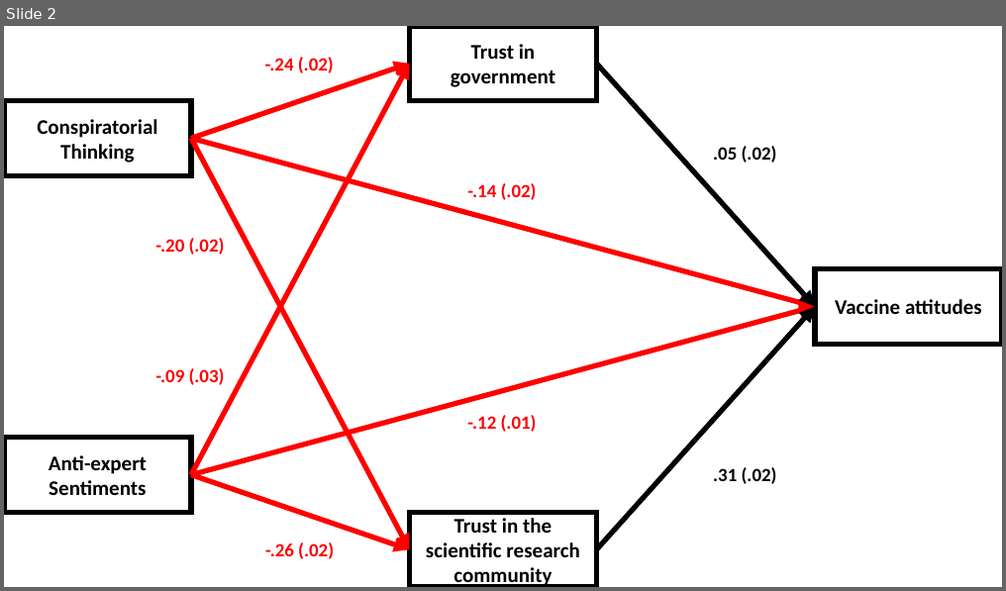
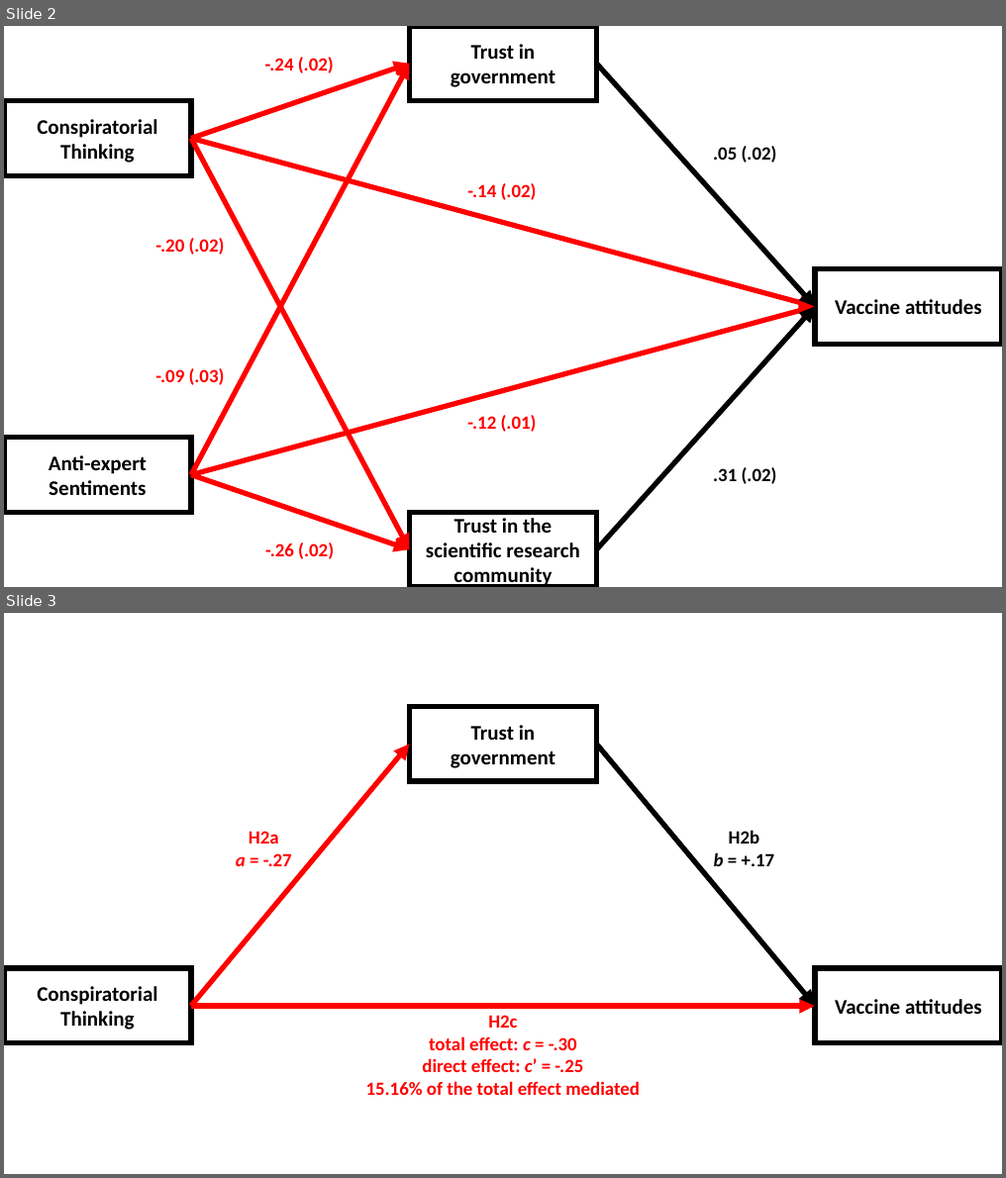
Before and after one commit to hyemin-han/COVIDiSTRESS2_Vaccine, a slide deck: Exploratory_Path/pathmodels.pptx. Shown one above the other, each under a label of ours: slide 2 before the commit, slides 2 and 3 after it. The pictures are 1006x591 and 1006x1178 pixels, drawn with LibreOffice and Linux fonts; fonts in the diff are those of the drawing. Boxes give left, top, right and bottom in pixels: in the first picture for what was removed or moved away, otherwise in the second. Text is boxed around its words. In the diff, an @@ line names an element or a change of style, - is before the commit and + after.

Commit message:
R2 addition (Trust variance)

```diff
--- a/Exploratory_Path/pathmodels.pptx
+++ b/Exploratory_Path/pathmodels.pptx
@@ slide 3 added at <box>4,613,1002,1174</box>, background #FFFFFF @@
@@ rectangle added at <box>410,707,597,781</box>, outline #000000 5 pt, 20 pt, text #000000, bold @@
+Trust in government
@@ arrow added from (191, 1006) to (410, 744), #FF0000 5 pt @@
@@ arrow added from (597, 744) to (815, 1006), #000000 5 pt @@
@@ text added at <box>236,831,292,866</box>, 18 pt, text #FF0000, bold @@
+H2a
+a = -.27
@@ text added at <box>714,830,775,866</box>, 18 pt, text #000000, bold @@
+H2b
+b = +.17
@@ rectangle added at <box>4,968,191,1044</box>, outline #000000 5 pt, 20 pt, text #000000, bold @@
+Conspiratorial Thinking
@@ rectangle added at <box>815,968,1002,1044</box>, outline #000000 5 pt, 20 pt, text #000000, bold @@
+Vaccine attitudes
@@ arrow added from (191, 1006) to (815, 1006), #FF0000 5 pt @@
@@ text added at <box>366,1015,640,1095</box>, 18 pt, text #FF0000, bold @@
+H2c
+total effect: c = -.30
+direct effect: c’ = -.25
+15.16% of the total effect mediated
```
Also in this commit, not shown: 1 other slide added, 8 other files.
